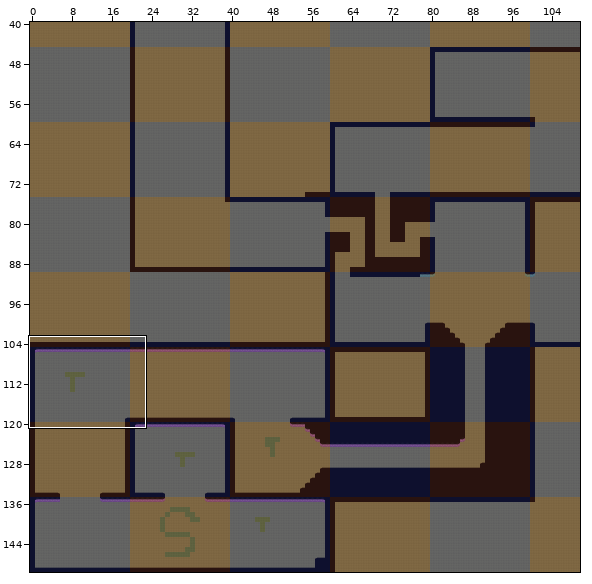
An edit to a level. Tiled map (JSON), asset/map/level1.json. The picture above shows the old version from afar; the outline marks the close-up.
Close-up. The starting point:
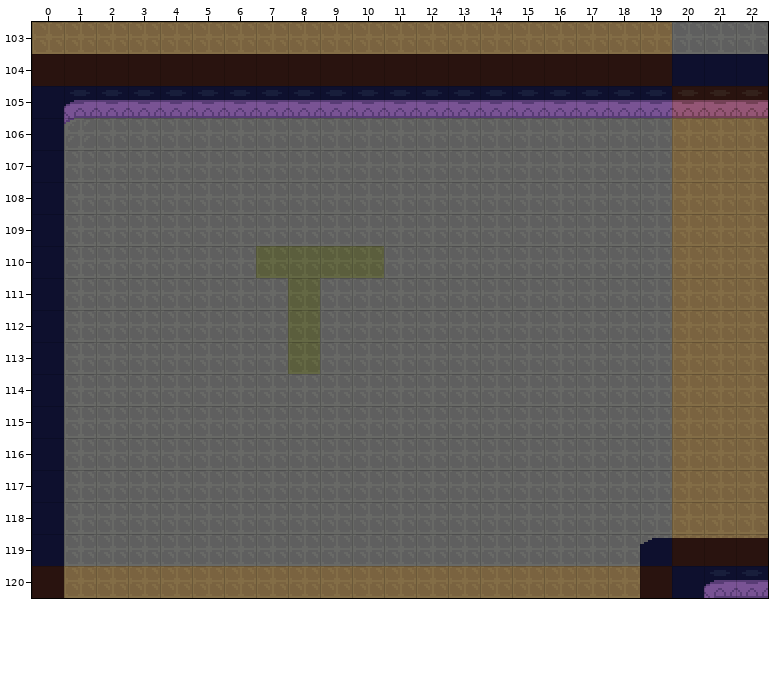
Cells are 16x16 px. Shown: x 0..22, y 103..120. The commit also changed other parts of the map, which this record leaves out.
Once edited:
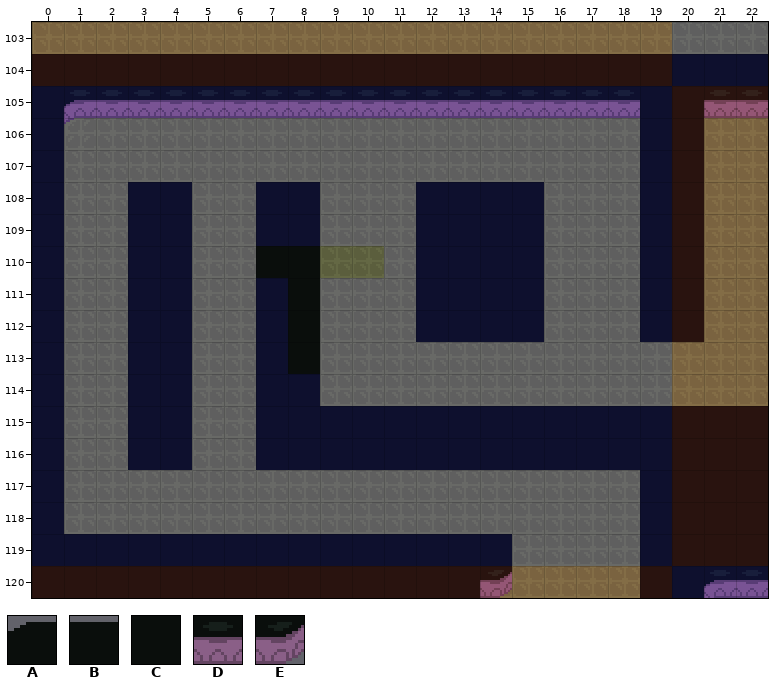
Key: from "sheet": A 8, B 9, C 16, D 30, E 31.
_ is an empty cell.
Change:
Layer "Foreground":
y 105: x 19..20 DD -> CC
y 106..107: x 19..20 __ -> CC
y 108..112: x 3..4 __ -> CC; x 7..8 __ -> CC; x 12..15 ____ -> CCCC; x 19..20 __ -> CC
y 113..114: x 3..4 __ -> CC; x 7..8 __ -> CC
y 115..116: x 3..4 __ -> CC; x 7..22 ________________ -> CCCCCCCCCCCCCCCC
y 117..118: x 19..22 ____ -> CCCC
y 119: x 1..14 ______________ -> CCCCCCCCCCCCCC; x 19..22 ABBB -> CCCC
y 120: x 1..14 ______________ -> CCCCCCCCCCCCCE
Where, in picture pixels (left, top, right, bottom), the same in both close-ups:
changed: (64, 90, 768, 598)
